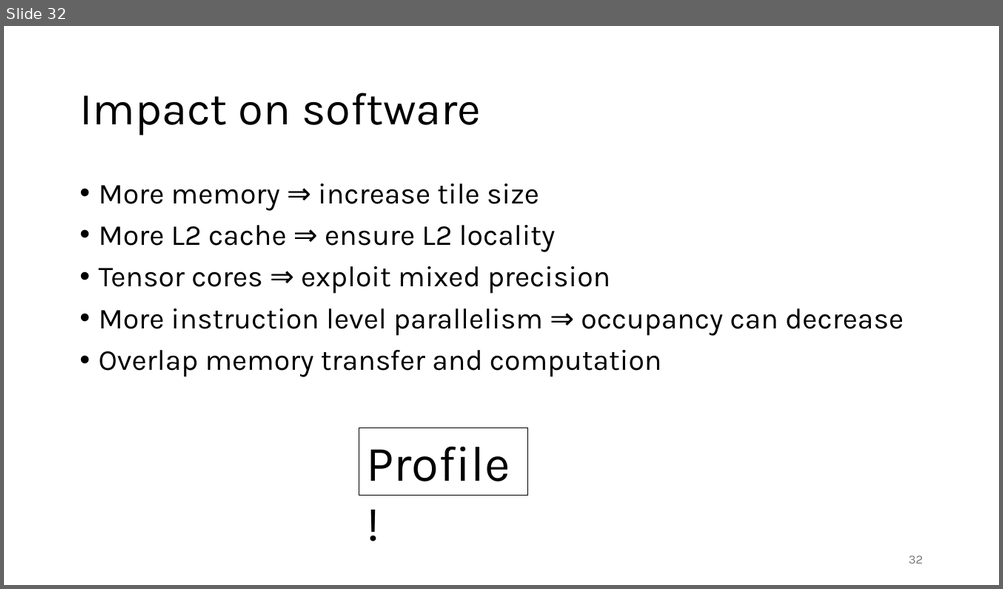
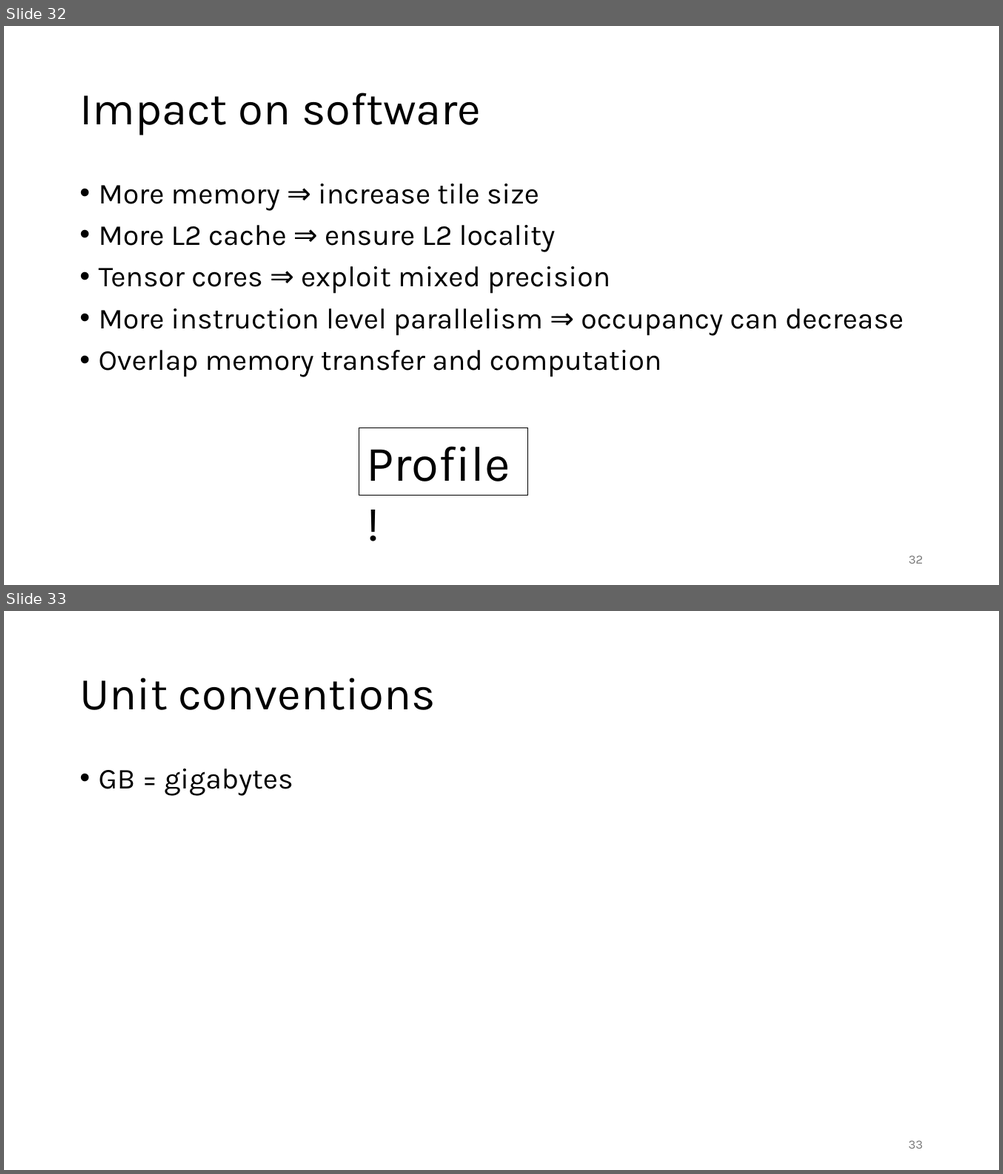
Before and after one commit to gjbex/GPU-programming, a slide deck: gpu_programming.pptx. Shown one above the other, each under a label of ours: slide 32 before the commit, slides 32 and 33 after it. The pictures are 1003x589 and 1003x1174 pixels, drawn with LibreOffice and Linux fonts; fonts in the diff are those of the drawing. Boxes give left, top, right and bottom in pixels: in the first picture for what was removed or moved away, otherwise in the second. Text is boxed around its words. In the diff, an @@ line names an element or a change of style, - is before the commit and + after.

```diff
--- a/gpu_programming.pptx
+++ b/gpu_programming.pptx
@@ slide 33 added at bbox=[4, 611, 999, 1170], background #FFFFFF @@
@@ title added at bbox=[79, 678, 435, 710], 44 pt, text #000000 @@
+Unit conventions
@@ text added at bbox=[99, 769, 293, 796], 28 pt, text #000000 @@
+• GB = gigabytes
@@ page number added at bbox=[908, 1141, 923, 1149], 12 pt, text #797979 @@
+33
```
Also in this commit, not shown: 3 slides changed.
